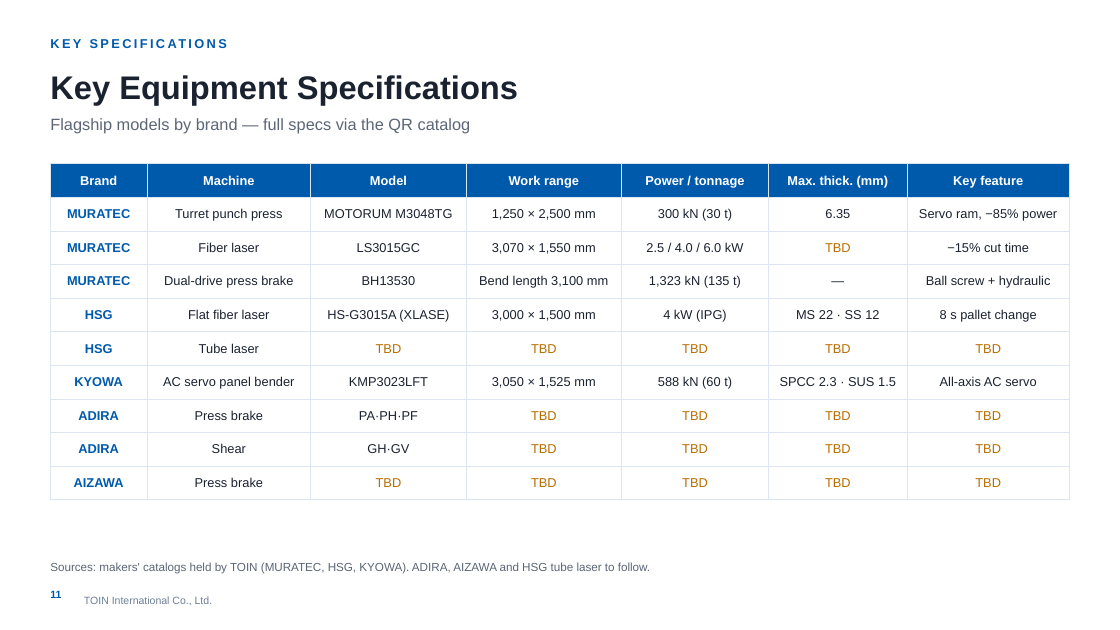
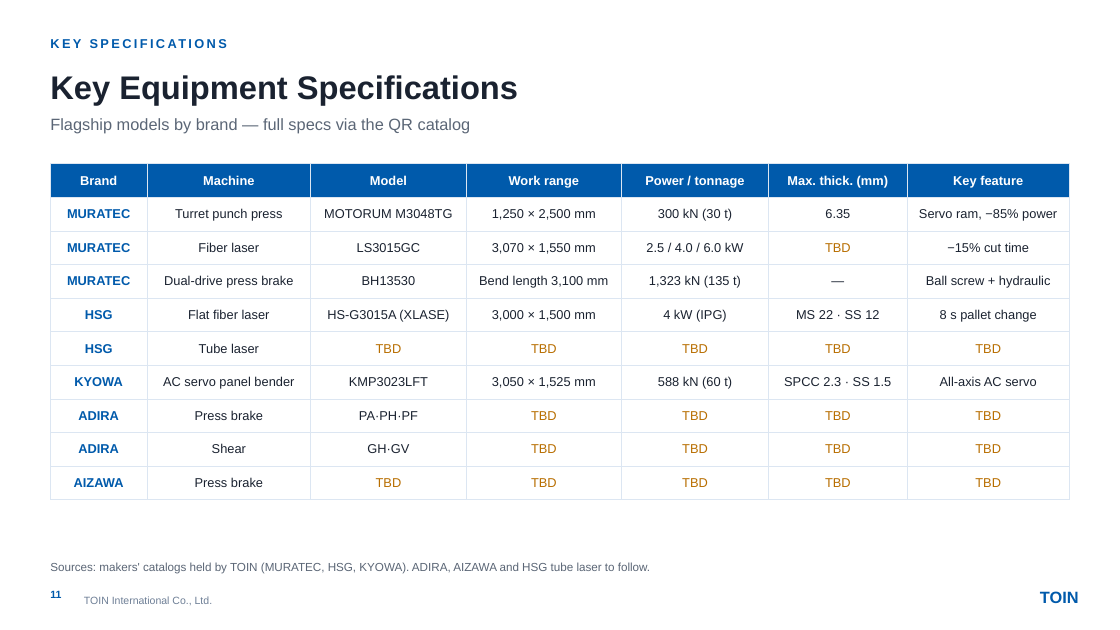
Before and after one commit to zeaus81/search, a slide deck: slide 11 of company_profile_2027/TOIN_Company_Profile_2027_EN.pptx. Drawn at 1120x630 pixels with LibreOffice and Linux fonts; fonts in the diff are those of the drawing; background and template pictures are left out. Boxes give left, top, right and bottom in pixels: in the first picture for what was removed or moved away, otherwise in the second. Text is boxed around its words. In the diff, an @@ line names an element or a change of style, - is before the commit and + after.

```diff
--- a/company_profile_2027/TOIN_Company_Profile_2027_EN.pptx
+++ b/company_profile_2027/TOIN_Company_Profile_2027_EN.pptx
@@ table at (x1=50, y1=164, x2=1070, y2=491) @@
-row 7, column 6: SPCC 2.3 · SUS 1.5
+row 7, column 6: SPCC 2.3 · SS 1.5
@@ text added at (x1=1040, y1=591, x2=1079, y2=603), 14 pt, text #005AAB, bold @@
+TOIN
```
Also in this commit, not shown: 19 other slides changed, 1 other file.
